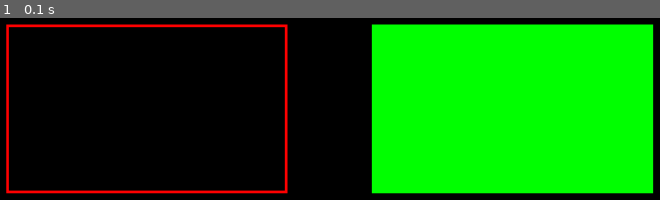
Above: before the commit, frame 1.
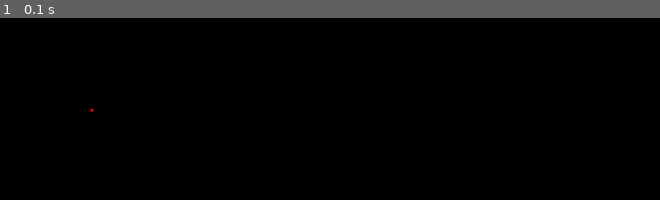
Above: after the commit, the same moment.

Repository: Christever/FantasyComputer128
Game: LÖVE game, started from main.lua
Same seed, same stepped clock (60 frames per second), same inputs: the game is played once before the commit and once after it.
Inputs:
- Up to frame 1 (0.1 s): no input

The runs differ from the first frame. In frame 1, 43% of the frame differs, in the area x 0-100%, y 3-97%.

Commit message:
Ajoute la fonction drawChar à la classe Video et crée la classe Font avec les glyphes pour les caractères

Diff:
--- /dev/null
+++ b/system/video/Font.lua
@@ -0,0 +1,54 @@
+---@class Font
+local Font = {}
+
+Font.WIDTH = 5
+Font.HEIGHT = 7
+Font.CHAR_WIDTH = 8
+Font.CHAR_HEIGHT = 8
+
+-- Police bitmap
+-- 1 = pixel allumé
+-- 0 = pixel éteint
+Font.GLYPHS = {
+
+    [" "] = {
+        "00000",
+        "00000",
+        "00000",
+        "00000",
+        "00000",
+        "00000",
+        "00000"
+    },
+
+    ["A"] = {
+        "01110",
+        "10001",
+        "10001",
+        "11111",
+        "10001",
+        "10001",
+        "10001"
+    },
+
+    ["B"] = {
+        "11110",
+        "10001",
+        "10001",
+        "11110",
+        "10001",
+        "10001",
+        "11110"
+    }
+}
+
+--- Retourne le bitmap d'un caractère
+---@param character string caractère à rechercher
+---@return table
+function Font.getGlyph(character)
+    character = string.upper(character)
+
+    return Font.GLYPHS[character] or Font.GLYPHS[" "]
+end
+
+return Font
--- a/system/video/Video.lua
+++ b/system/video/Video.lua
@@ -1,5 +1,6 @@
 local Palette       = require("system.video.Palette")
 local Memory        = require("system.memory.Memory")
+local Font          = require("system.video.Font")
 
 ---@class Video
 ---@field memory Memory
@@ -116,6 +117,29 @@
     return self.memory:readVRAM(address)
 end
 
+--- Affiche un caractère à l'écran
+---@param x integer position X
+---@param y integer position Y
+---@param character string caractère à afficher
+---@param colorIndex integer? couleur facultative
+function Video:drawChar(x, y, character, colorIndex)
+    colorIndex = colorIndex or self.currentColor
+
+    local glyph = Font.getGlyph(character)
+
+    for row = 1, Font.HEIGHT do
+        for col = 1, Font.WIDTH do
+            if glyph[row]:sub(col, col) == "1" then
+                self:setPixel(
+                    x + col - 1,
+                    y + row - 1,
+                    colorIndex
+                )
+            end
+        end
+    end
+end
+
 --- Dessine un pixel avec la couleur courante
 ---@param x integer coordonnée X
 ---@param y integer coordonnée Y
--- a/system/video/VideoTest.lua
+++ b/system/video/VideoTest.lua
@@ -17,10 +17,12 @@
     video:clear(0)
 
     video:setColor(1)
-    video:drawRect(20, 20, 100, 60)
+    video:plot(50, 50)
 
-    video:setColor(2)
-    video:fillRect(150, 20, 100, 60)
+    local color = video:getPoint(50, 50)
+
+    print("Couleur du pixel :", color)
+    print("Pixel vide :", video:getPoint(60, 60))
     print("Test setPixel terminé")
 end
 
